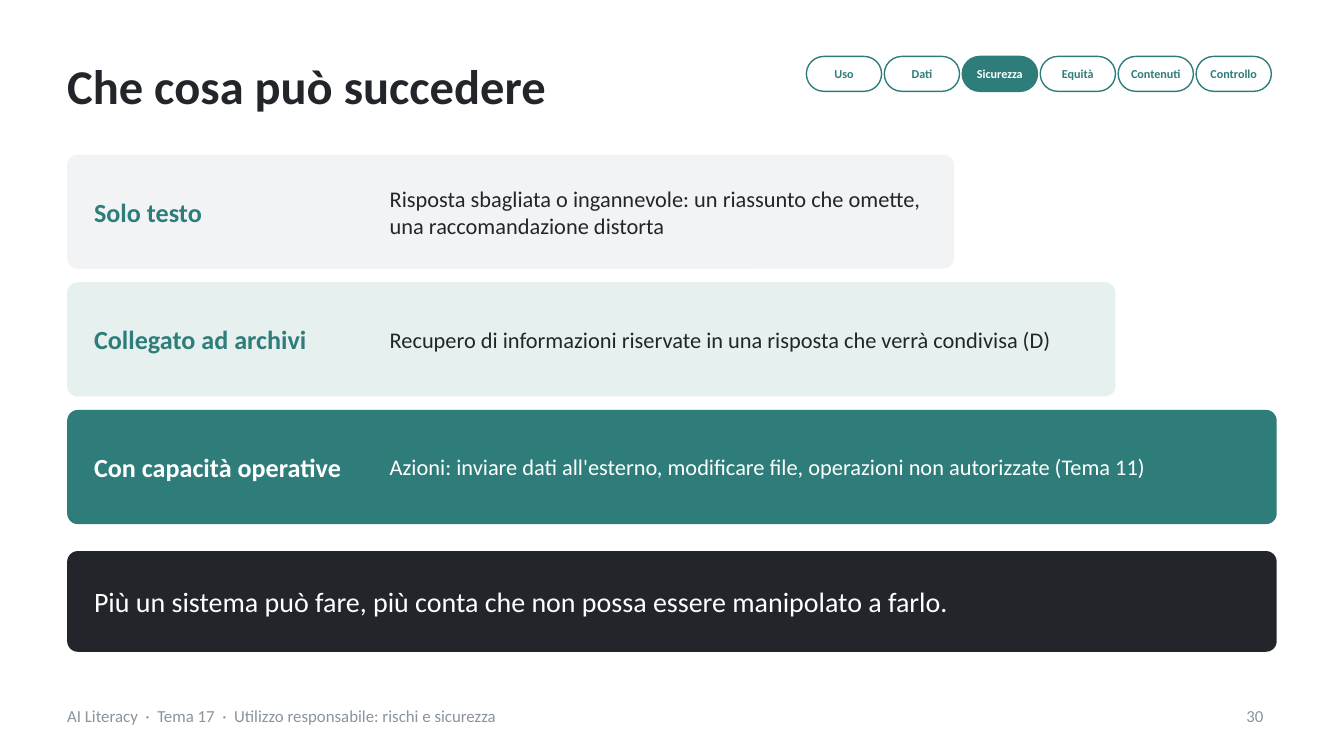
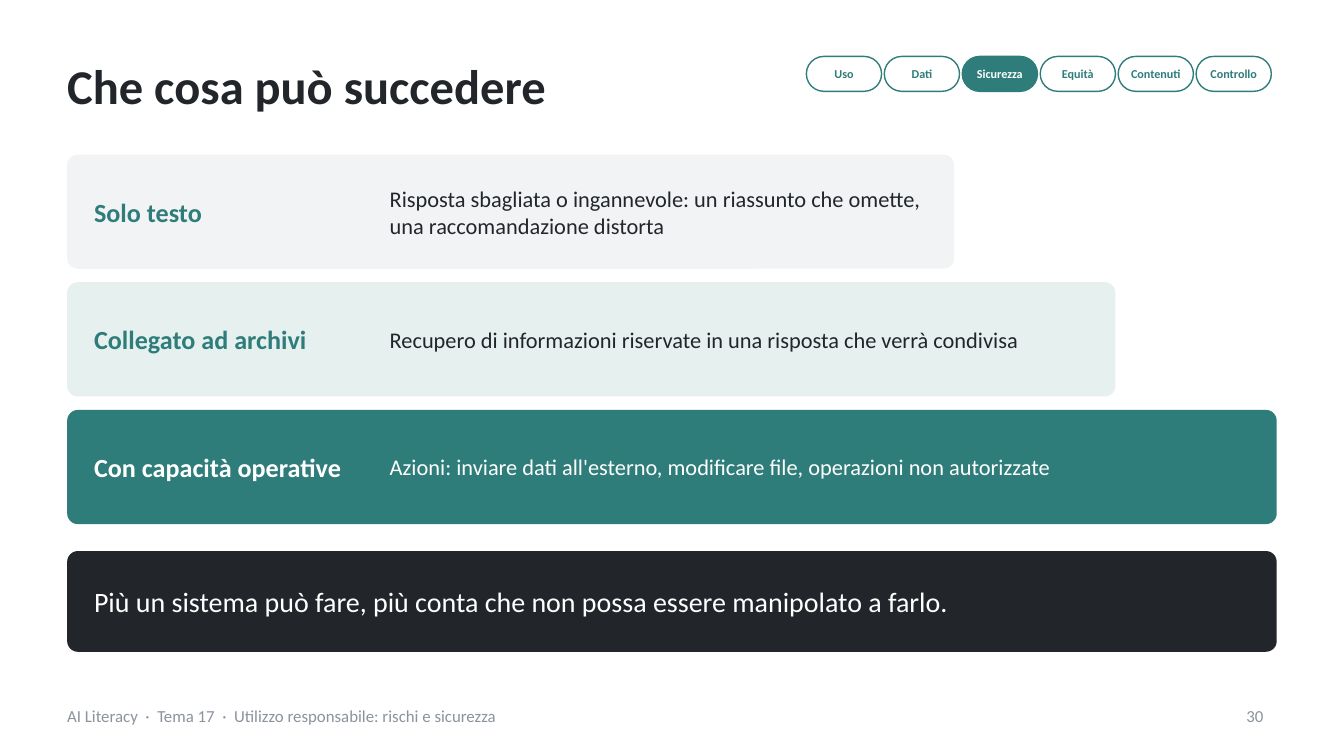
Before and after one commit to NetAi-IT/Formazione-AI-Literacy-Official, a slide deck: slide 30 of Base/Tema17_Utilizzo_responsabile_rischi_sicurezza.pptx. Drawn at 1344x756 pixels with LibreOffice and Linux fonts; fonts in the diff are those of the drawing. Boxes give left, top, right and bottom in pixels: in the first picture for what was removed or moved away, otherwise in the second. Text is boxed around its words. In the diff, an @@ line names an element or a change of style, - is before the commit and + after.

```diff
--- a/Base/Tema17_Utilizzo_responsabile_rischi_sicurezza.pptx
+++ b/Base/Tema17_Utilizzo_responsabile_rischi_sicurezza.pptx
@@ text at [390,332,1017,352]: text changed @@
-Recupero di informazioni riservate in una risposta che verrà condivisa (D)
+Recupero di informazioni riservate in una risposta che verrà condivisa
@@ text at [390,459,1050,479]: text changed @@
-Azioni: inviare dati all'esterno, modificare file, operazioni non autorizzate (Tema 11)
+Azioni: inviare dati all'esterno, modificare file, operazioni non autorizzate
```
Also in this commit, not shown: 38 other slides changed, 1 slide added, 1 slide removed, 8 other files.
